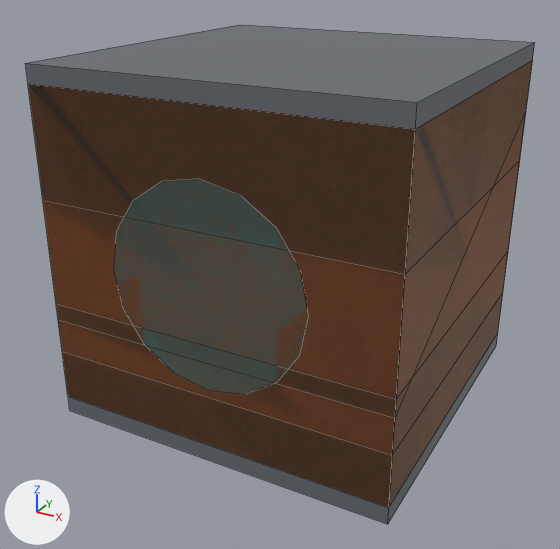
The Blender file tools/blender/lib/bike_parts.blend: old version first, new version second.
Before and after are seen from a 50 mm lens placed at (0.489, -0.95, 0.394), pointed at (-0.013, -0.038, -0.062). Lighting does not change. The marker at lower left points along +X, +Y and +Z. The picture after the commit comes second. Mesh edges are drawn as thin lines.

The older version as bpy lines, for what is in view:
```python
me_chassis_base_mesh = bpy.data.meshes.new('chassis_base_mesh')
me_chassis_base_mesh.from_pydata(...)  # a box spanning x -0.25..0.25, y -0.25..0.25, z -0.25..0.25
me_chassis_base_mesh.materials.append(mat_mat_kit_bike_chassis)  # grey #65696f
me_fairing_bare_mesh = bpy.data.meshes.new('fairing_bare_mesh')
me_fairing_bare_mesh.from_pydata(...)  # a box spanning x -0.25..0.25, y -0.25..0.25, z -0.075..0.075
me_fairing_bare_mesh.materials.append(mat_mat_kit_bike_fairing)  # beige #edaa7c
me_fairing_full_mesh = bpy.data.meshes.new('fairing_full_mesh')
me_fairing_full_mesh.from_pydata(...)  # a box spanning x -0.25..0.25, y -0.25..0.25, z -0.225..0.225
me_fairing_full_mesh.materials.append(mat_mat_kit_bike_fairing)  # beige #edaa7c
ob_chassis_base = bpy.data.objects.new('chassis_base', me_chassis_base_mesh)
ob_chassis_base.location = (0.0, 0.0, 0.0)
ob_fairing_bare = bpy.data.objects.new('fairing_bare', me_fairing_bare_mesh)
ob_fairing_bare.location = (0.0, 0.0, 0.0)
ob_fairing_full = bpy.data.objects.new('fairing_full', me_fairing_full_mesh)
ob_fairing_full.location = (0.0, 0.0, 0.0)
# also in view: 'thruster_unit' at (0.0, 0.0, 0.0); 'fairing_swept' at (0.0, 0.0, 0.0)
```
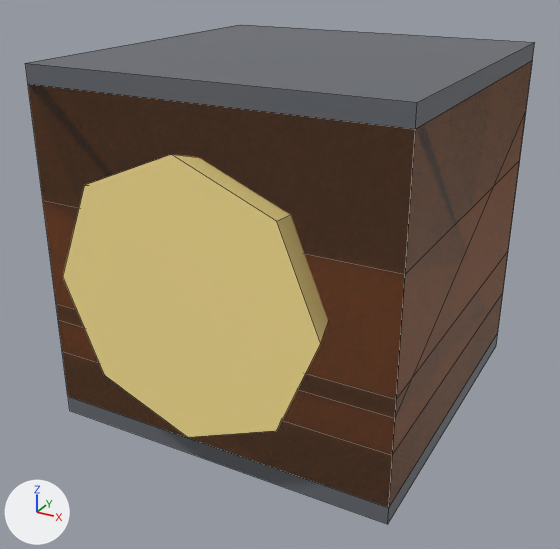
Changed parts and their boxes [x1, y1, x2, y2] in the pictures (560 x 549 px):
'fin_marker', added (yellow)
    after: [63, 154, 328, 437]
'thruster_unit', unchanged, covered by the edit
    before: [114, 179, 308, 395]

Patch to the scene script:
```diff
--- a/tools/blender/lib/bike_parts.blend.py
+++ b/tools/blender/lib/bike_parts.blend.py
@@ mat_mat_kit_bike_fin @@
+mat_mat_kit_bike_fin = principled_material('mat_kit_bike_fin')
+mat_mat_kit_bike_fin.base_color = (1.0, 0.8, 0.3)  # yellow #ffe795
@@ me_fin_marker_mesh @@
+me_fin_marker_mesh.from_pydata(...)  # an 8-sided cone pointing to +y spanning x -0.18..0.18, y -0.3..0.3, z -0.18..0.18
+me_fin_marker_mesh.materials.append(mat_mat_kit_bike_fin)  # yellow #ffe795
@@ ob_fin_marker @@
+ob_fin_marker = bpy.data.objects.new('fin_marker', me_fin_marker_mesh)
+ob_fin_marker.location = (0.0, 0.0, 0.0)
```
